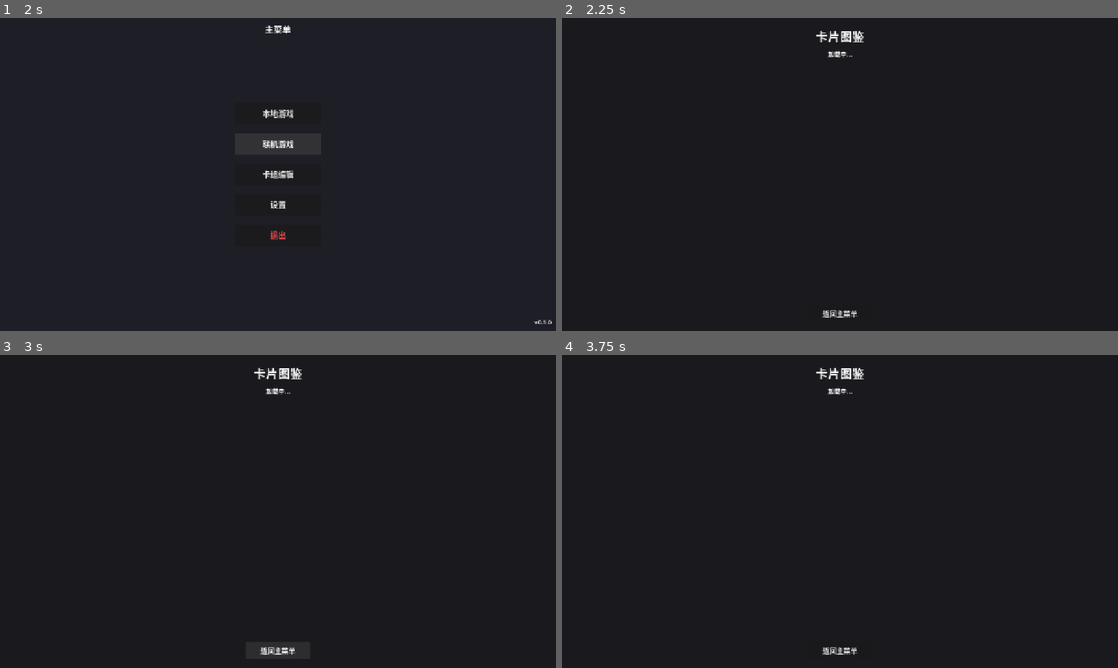
Above: before the commit, frames 1-4 (two rows, left to right).
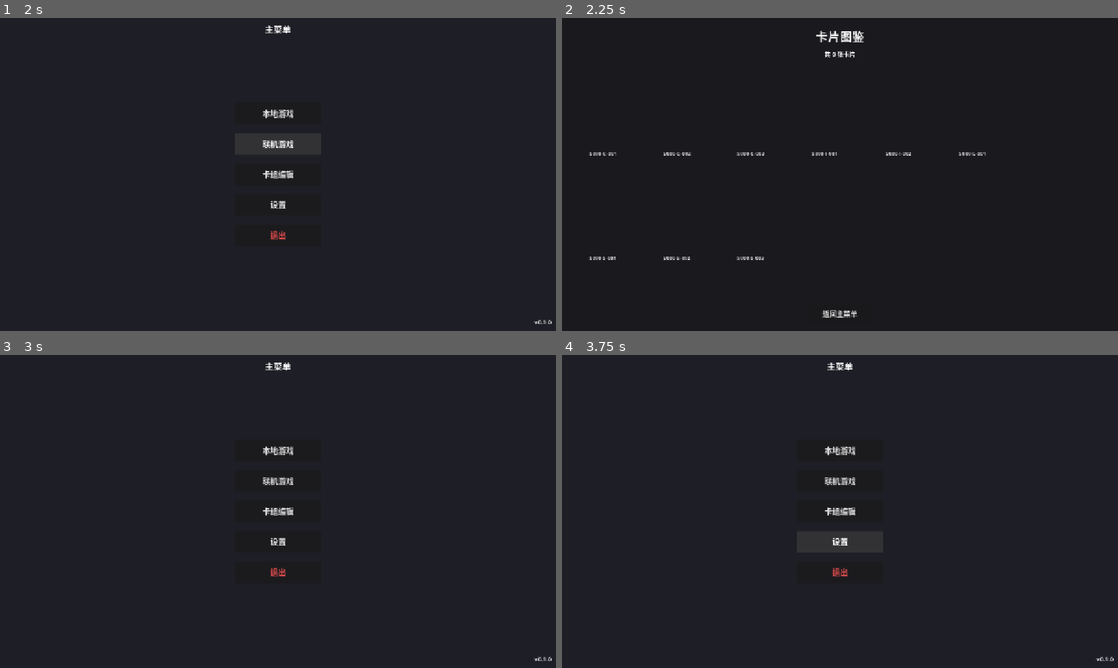
Above: after the commit, the same moments.

Repository: zzhgithub/card_v3
Game: Godot game, scene res://scenes/main.tscn
Same seed, same stepped clock (60 frames per second), same inputs: the game is played once before the commit and once after it.
Inputs (mouse positions are in pixels of both pictures, inside the frame that each line leads up to):
- Up to frame 1 (2 s): click "本地游戏" at 0.5 s; click "联机游戏" at 1.25 s
- Up to frame 2 (2.25 s): click "卡组编辑" at 2 s
- Up to frame 3 (3 s): click "返回主菜单" at 2.75 s
- Up to frame 4 (3.75 s): click (840, 542) at 3.5 s, where only the run after the commit has a clickable "设置"

Frame 1 is identical in both runs. In frame 2, 0.5% of the frame differs, in the area x 4-77%, y 10-78%; in frame 3, 1.0%; in frame 4, 1.9%, in the area x 42-100%, y 2-98%.
Error before the commit: Parse Error: Could not preload resource file "res://scenes/catalog_card_display.tscn". (res://scenes/card_catalog.gd:35)

Commit message:
fix(godot): fix catalog_card_display.tscn parsing error
Remove stretch_mode enum value that may cause parsing issues
Co-Authored-By: Claude Opus 4.6 <noreply@anthropic.com>

Diff:
--- a/godot-client/scenes/catalog_card_display.tscn
+++ b/godot-client/scenes/catalog_card_display.tscn
@@ -15,7 +15,6 @@
 anchor_right = 1.0
 offset_bottom = 190.0
 grow_horizontal = 2
-stretch_mode = TextureButton.STRETCH_KEEP_ASPECT_CENTERED
 
 [node name="CardIdLabel" type="Label" parent="."]
 layout_mode = 1
Not shown: 1 places in godot-client/scenes/catalog_card_display.tscn that only renumber resources
